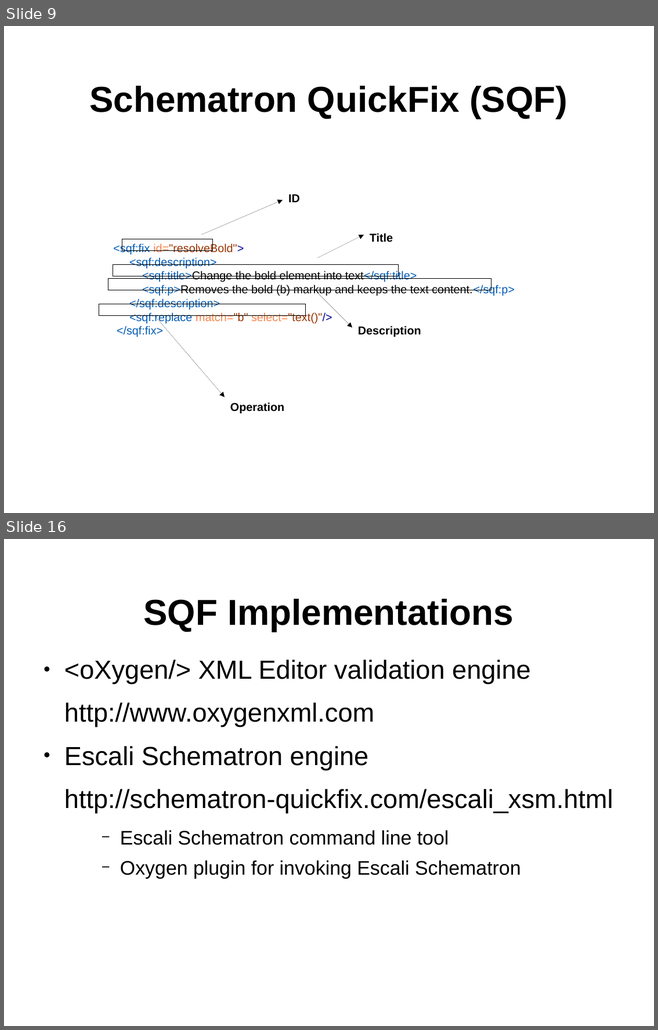
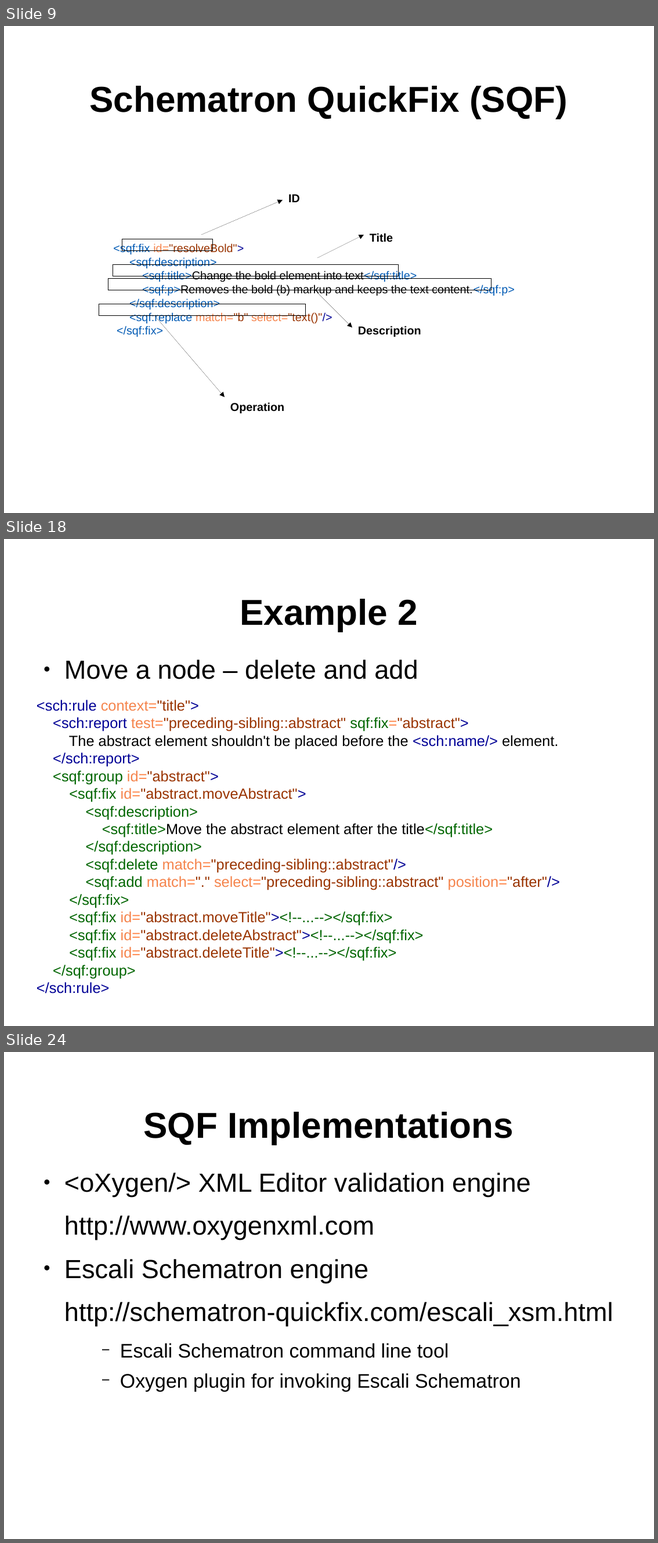
Before and after one commit to octavianN/Schematron-QuickFix-Language-Presentation, a slide deck: Final/SQF.odp. Shown one above the other, each under a label of ours: slides 9 and 16 before the commit, slides 9, 18 and 24 after it; the slides between them are not shown. The pictures are 658x1030 and 658x1543 pixels, drawn with LibreOffice and Linux fonts; fonts in the diff are those of the drawing; background and template pictures are left out. Boxes give left, top, right and bottom in pixels: in the first picture for what was removed or moved away, otherwise in the second. Text is boxed around its words. In the diff, an @@ line names an element or a change of style, - is before the commit and + after.

```diff
--- a/Final/SQF.odp
+++ b/Final/SQF.odp
@@ slide 18 added at <box>4,539,654,1026</box>, background #FFFFFF; not listed: 1 template element that a slide beside it also shows @@
@@ title added at <box>239,599,418,631</box>, 44 pt, text #000000, bold @@
+Example 2
@@ text added at <box>36,660,560,979</box>, 18 pt, text #993300 @@
+● Move a node – delete and add
+<sch:rule context="title">
+<sch:report test="preceding-sibling::abstract" sqf:fix="abstract">
+The abstract element shouldn't be placed before the <sch:name/> element.
+</sch:report>
+<sqf:group id="abstract">
+<sqf:fix id="abstract.moveAbstract">
+<sqf:description>
+<sqf:title>Move the abstract element after the title</sqf:title>
+</sqf:description>
+<sqf:delete match="preceding-sibling::abstract"/>
+<sqf:add match="." select="preceding-sibling::abstract" position="after"/>
+</sqf:fix>
+<sqf:fix id="abstract.moveTitle"><!--...--></sqf:fix>
+<sqf:fix id="abstract.deleteAbstract"><!--...--></sqf:fix>
+<sqf:fix id="abstract.deleteTitle"><!--...--></sqf:fix>
+</sqf:group>
+</sch:rule>
@@ what was slide 16 is now slide 24 @@
```
Also in this commit, not shown: 9 slides changed, 8 other slides added, 1 slide removed, 19 other files.
